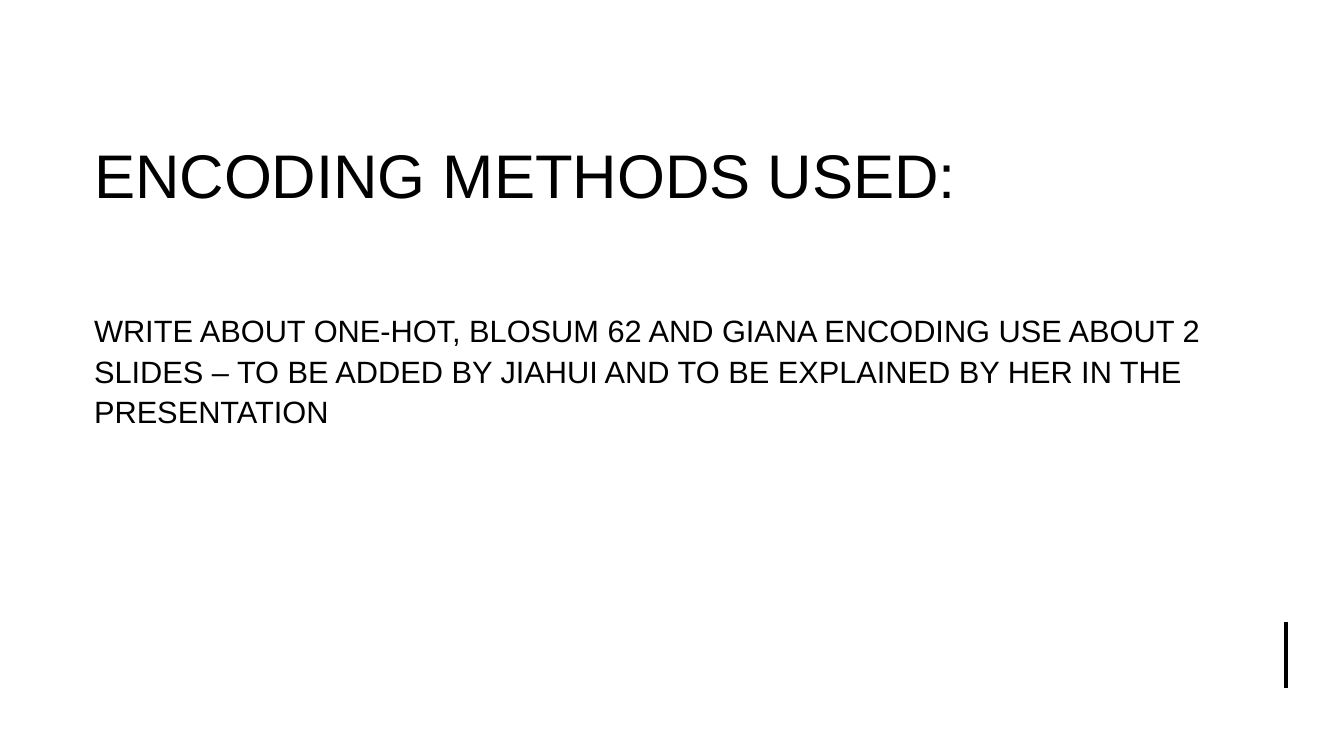
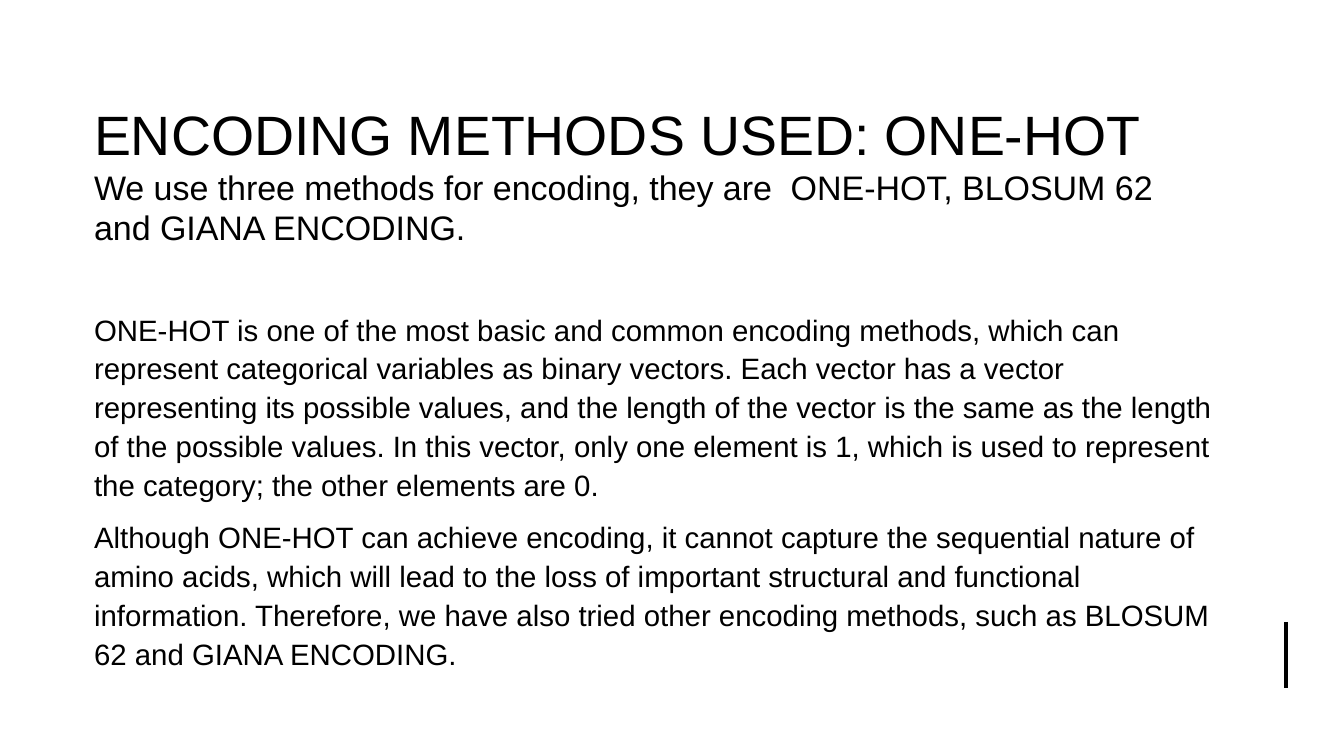
Before and after one commit to UoB-DSMP-2023-24/dsmp-2024-group4, a slide deck: slide 3 of summative presentation/Summative Oral Presentation-Group 4.pptx. Drawn at 1344x756 pixels with LibreOffice and Linux fonts; fonts in the diff are those of the drawing. Boxes give left, top, right and bottom in pixels: in the first picture for what was removed or moved away, otherwise in the second. Text is boxed around its words. In the diff, an @@ line names an element or a change of style, - is before the commit and + after.

```diff
--- a/summative presentation/Summative Oral Presentation-Group 4.pptx
+++ b/summative presentation/Summative Oral Presentation-Group 4.pptx
@@ title at (x1=94, y1=116, x2=1153, y2=241): text changed; size 44 to 24.3 pt @@
-ENCODING METHODS USED:
+ENCODING METHODS USED: ONE-HOT
+We use three methods for encoding, they are ONE-HOT, BLOSUM 62 and GIANA ENCODING.
@@ text at (x1=94, y1=319, x2=1211, y2=666): text changed; size 22 to 21 pt @@
-WRITE ABOUT ONE-HOT, BLOSUM 62 AND GIANA ENCODING USE ABOUT 2 SLIDES – TO BE ADDED BY JIAHUI AND TO BE EXPLAINED BY HER IN THE PRESENTATION
+ONE-HOT is one of the most basic and common encoding methods, which can represent categorical variables as binary vectors. Each vector has a vector representing its possible values, and the length of the vector is the same as the length of the possible values. In this vector, only one element is 1, which is used to represent the category; the other elements are 0.
+Although ONE-HOT can achieve encoding, it cannot capture the sequential nature of amino acids, which will lead to the loss of important structural and functional information. Therefore, we have also tried other encoding methods, such as BLOSUM 62 and GIANA ENCODING.
```
Also in this commit, not shown: 1 other slide changed, 1 slide added, 1 other file.
